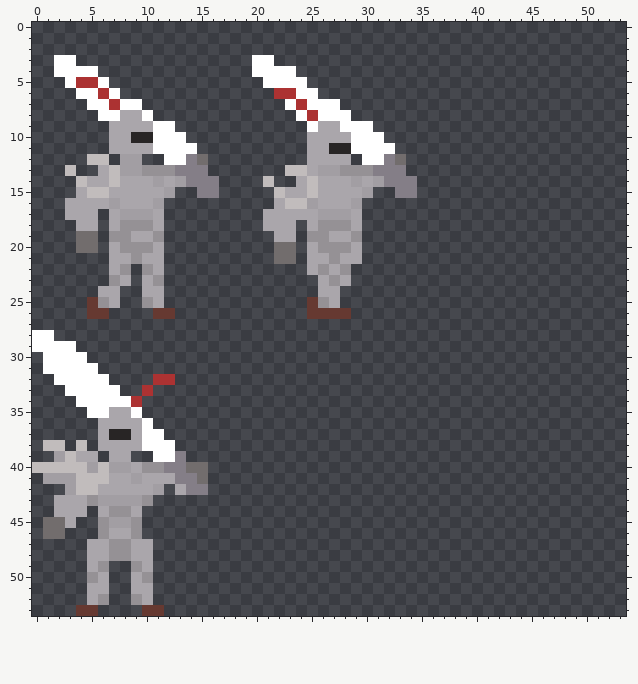
Two states of a sprite sheet, Sprites/Spritesheets/GreatSword Hero Spritesheet.png. Above is the file before it was changed.
The file is 124x54 pixels. Shown: x 0..53, y 0..53.
After the commit:
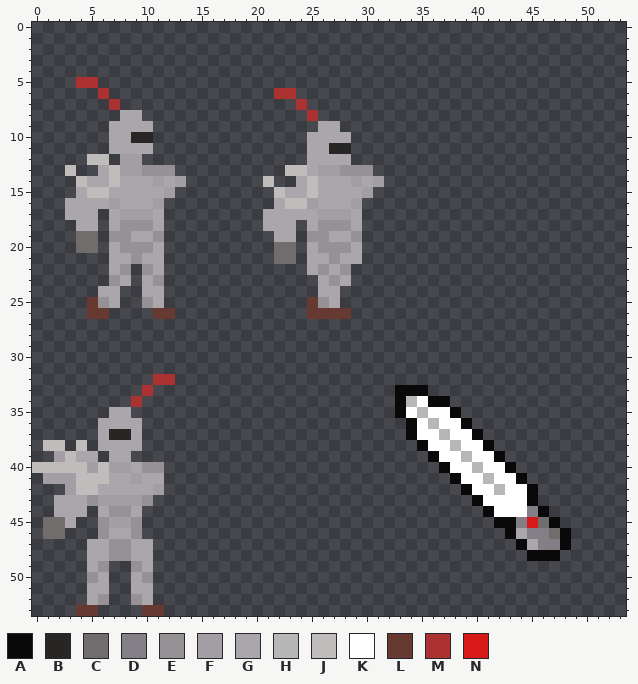
Palette (. is transparent): A #090909  B #282525  C #726d6d  D #847e87  E #959195  F #a29ea3  G #aaa6ab  H #b9b6b6  J #c1bcbc  K #ffffff  L #663931  M #ac3232  N #d71919
The edit:
{"y":3,"x":2,"old":"KK","new":".."}
{"y":3,"x":20,"old":"KK","new":".."}
{"y":4,"x":2,"old":"KKKK","new":"...."}
{"y":4,"x":20,"old":"KKKK","new":"...."}
{"y":5,"x":3,"old":"K","new":"."}
{"y":5,"x":6,"old":"K","new":"."}
{"y":5,"x":21,"old":"KKKK","new":"...."}
{"y":6,"x":4,"old":"KK","new":".."}
{"y":6,"x":7,"old":"K","new":"."}
{"y":6,"x":24,"old":"KK","new":".."}
{"y":7,"x":5,"old":"KK","new":".."}
{"y":7,"x":8,"old":"KK","new":".."}
{"y":7,"x":23,"old":"K","new":"."}
{"y":7,"x":25,"old":"KKK","new":"..."}
{"y":8,"x":6,"old":"KK","new":".."}
{"y":8,"x":10,"old":"K","new":"."}
{"y":8,"x":24,"old":"K","new":"."}
{"y":8,"x":26,"old":"KKK","new":"..."}
{"y":9,"x":11,"old":"KK","new":".."}
{"y":9,"x":25,"old":"K","new":"."}
{"y":9,"x":28,"old":"KKK","new":"..."}
{"y":10,"x":11,"old":"KKK","new":"..."}
{"y":10,"x":29,"old":"KKK","new":"..."}
{"y":11,"x":11,"old":"KKKK","new":"...."}
{"y":11,"x":29,"old":"KKKK","new":"...."}
{"y":12,"x":12,"old":"KKDC","new":"...."}
{"y":12,"x":30,"old":"KKDC","new":"...."}
{"y":13,"x":13,"old":"DDD","new":"..."}
{"y":13,"x":31,"old":"DDD","new":"..."}
{"y":14,"x":14,"old":"DDD","new":"..."}
{"y":14,"x":32,"old":"DDD","new":"..."}
{"y":15,"x":15,"old":"DD","new":".."}
{"y":15,"x":33,"old":"DD","new":".."}
{"y":28,"x":0,"old":"KK","new":".."}
{"y":29,"x":0,"old":"KKKK","new":"...."}
{"y":30,"x":1,"old":"KKKK","new":"...."}
{"y":31,"x":1,"old":"KKKKK","new":"....."}
{"y":32,"x":2,"old":"KKKKK","new":"....."}
{"y":33,"x":3,"old":"KKKKK","new":"....."}
{"y":33,"x":33,"old":"...","new":"AAA"}
{"y":34,"x":4,"old":"KKKKK","new":"....."}
{"y":34,"x":33,"old":".....","new":"AHKAA"}
{"y":35,"x":5,"old":"KK","new":".."}
{"y":35,"x":9,"old":"K","new":"."}
{"y":35,"x":33,"old":"......","new":"AKHKKA"}
{"y":36,"x":10,"old":"K","new":"."}
{"y":36,"x":34,"old":"......","new":"AKHKKA"}
{"y":37,"x":10,"old":"KK","new":".."}
{"y":37,"x":34,"old":".......","new":"AKKHKKA"}
{"y":38,"x":10,"old":"KKK","new":"..."}
{"y":38,"x":35,"old":".......","new":"AKKHKKA"}
{"y":39,"x":11,"old":"KKD","new":"..."}
{"y":39,"x":36,"old":".......","new":"AKKHKKA"}
{"y":40,"x":12,"old":"DDCC","new":"...."}
{"y":40,"x":37,"old":".......","new":"AKKHKKA"}
{"y":41,"x":12,"old":"GDDC","new":"...."}
{"y":41,"x":38,"old":".......","new":"AKKHKKA"}
{"y":42,"x":13,"old":"GDD","new":"..."}
{"y":42,"x":39,"old":".......","new":"AKKHKKA"}
{"y":43,"x":40,"old":"......","new":"AKKKKA"}
{"y":44,"x":41,"old":"......","new":"AKKKDA"}
{"y":45,"x":42,"old":"......","new":"AADNCA"}
{"y":46,"x":43,"old":"......","new":"AGDDCA"}
{"y":47,"x":44,"old":".....","new":"AGDDA"}
{"y":48,"x":45,"old":"...","new":"AAA"}
{"label":"erased","picture_box":[54,55,219,198]}
{"label":"erased","picture_box":[252,55,417,198]}
{"label":"erased","picture_box":[32,330,208,495]}
{"label":"added","picture_box":[395,385,571,561]}
